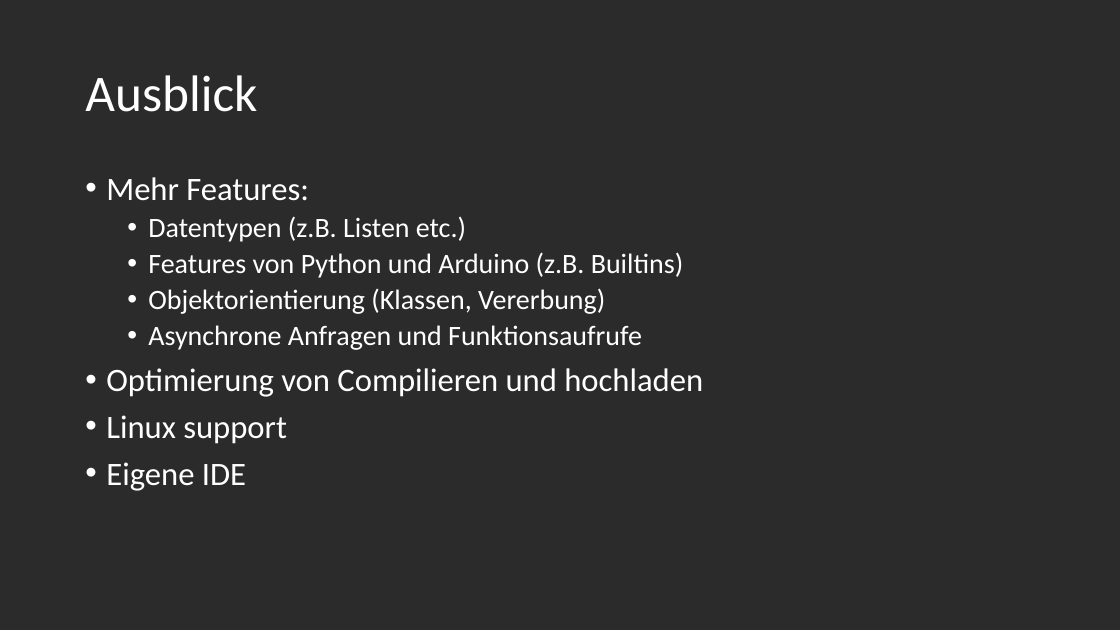
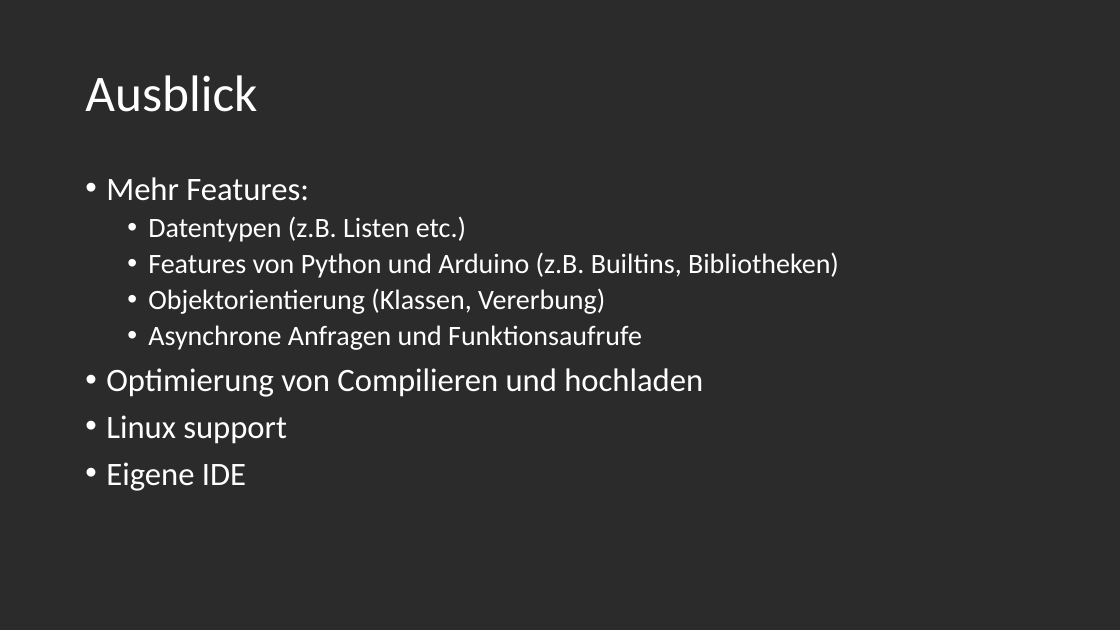
Before and after one commit to Bergschaf/Pyduino, a slide deck: slide 18 of Präsentation/Pyduino_Präsentation.pptx. Drawn at 1120x630 pixels with LibreOffice and Linux fonts; fonts in the diff are those of the drawing. Boxes give left, top, right and bottom in pixels: in the first picture for what was removed or moved away, otherwise in the second. Text is boxed around its words. In the diff, an @@ line names an element or a change of style, - is before the commit and + after.

```diff
--- a/Präsentation/Pyduino_Präsentation.pptx
+++ b/Präsentation/Pyduino_Präsentation.pptx
@@ text at <box>148,252,839,278</box>: text changed @@
-  • Features von Python und Arduino (z.B. Builtins)
+  • Features von Python und Arduino (z.B. Builtins, Bibliotheken)
```
